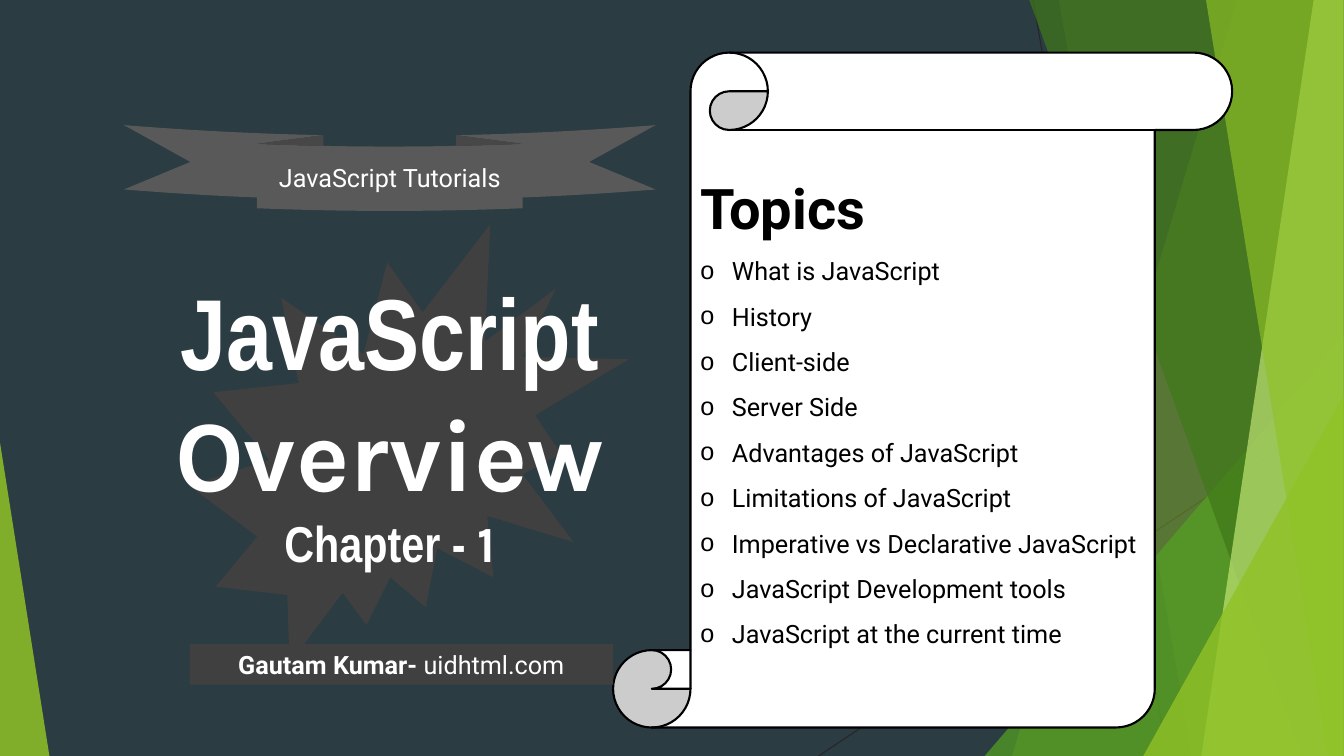
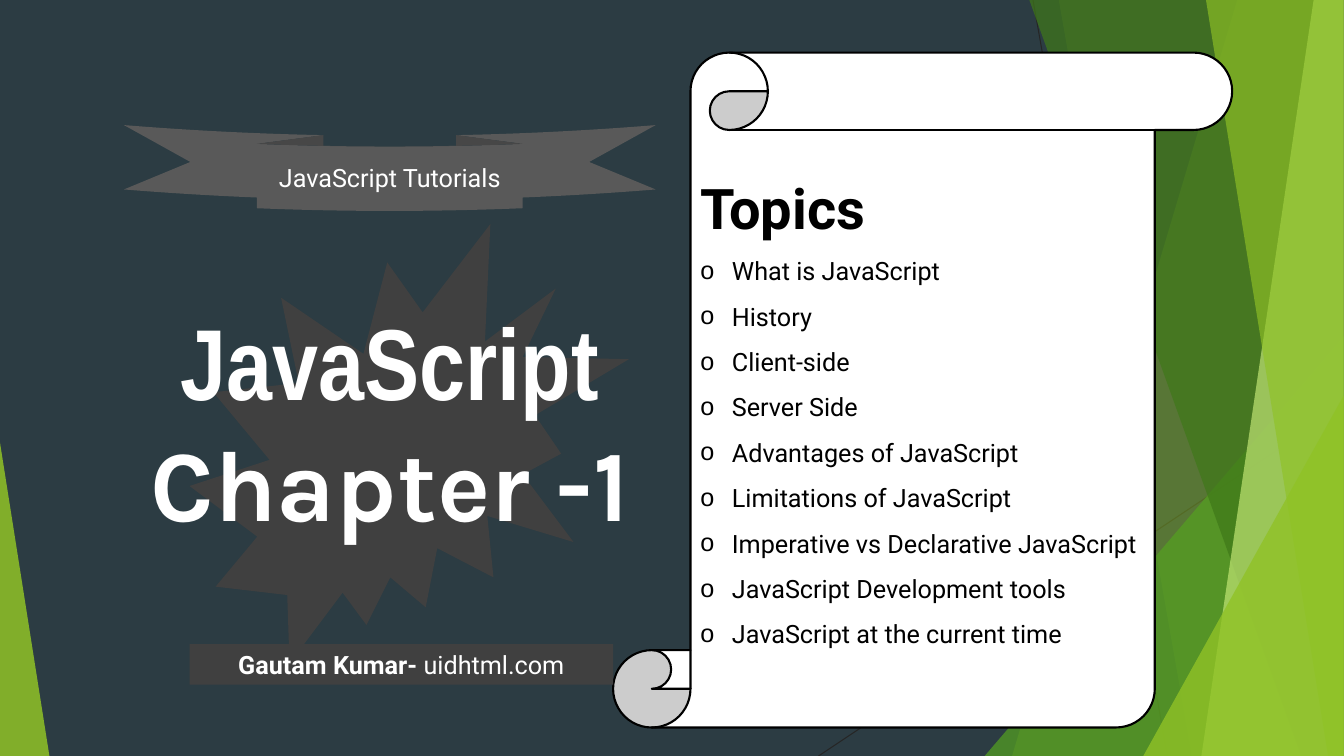
Before and after one commit to uidhtml/javascript-tutorials, a slide deck: slide 2 of Javascript Tutorials.pptx. Drawn at 1344x756 pixels with LibreOffice and Linux fonts; fonts in the diff are those of the drawing. Boxes give left, top, right and bottom in pixels: in the first picture for what was removed or moved away, otherwise in the second. Text is boxed around its words. In the diff, an @@ line names an element or a change of style, - is before the commit and + after.

Commit message:
Updated ppt file till chapter 4

```diff
--- a/Javascript Tutorials.pptx
+++ b/Javascript Tutorials.pptx
@@ title at (150,327,629,545): text changed @@
-JavaScript
-Overview
-Chapter - 1
+JavaScript
+Chapter -1
```
Also in this commit, not shown: 8 other slides changed, 9 slides added.
